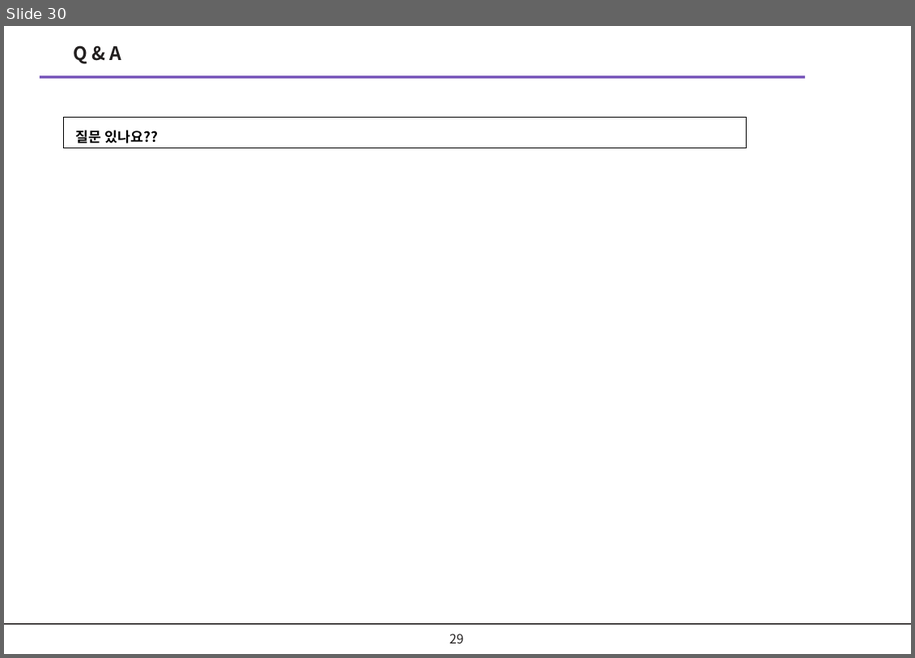
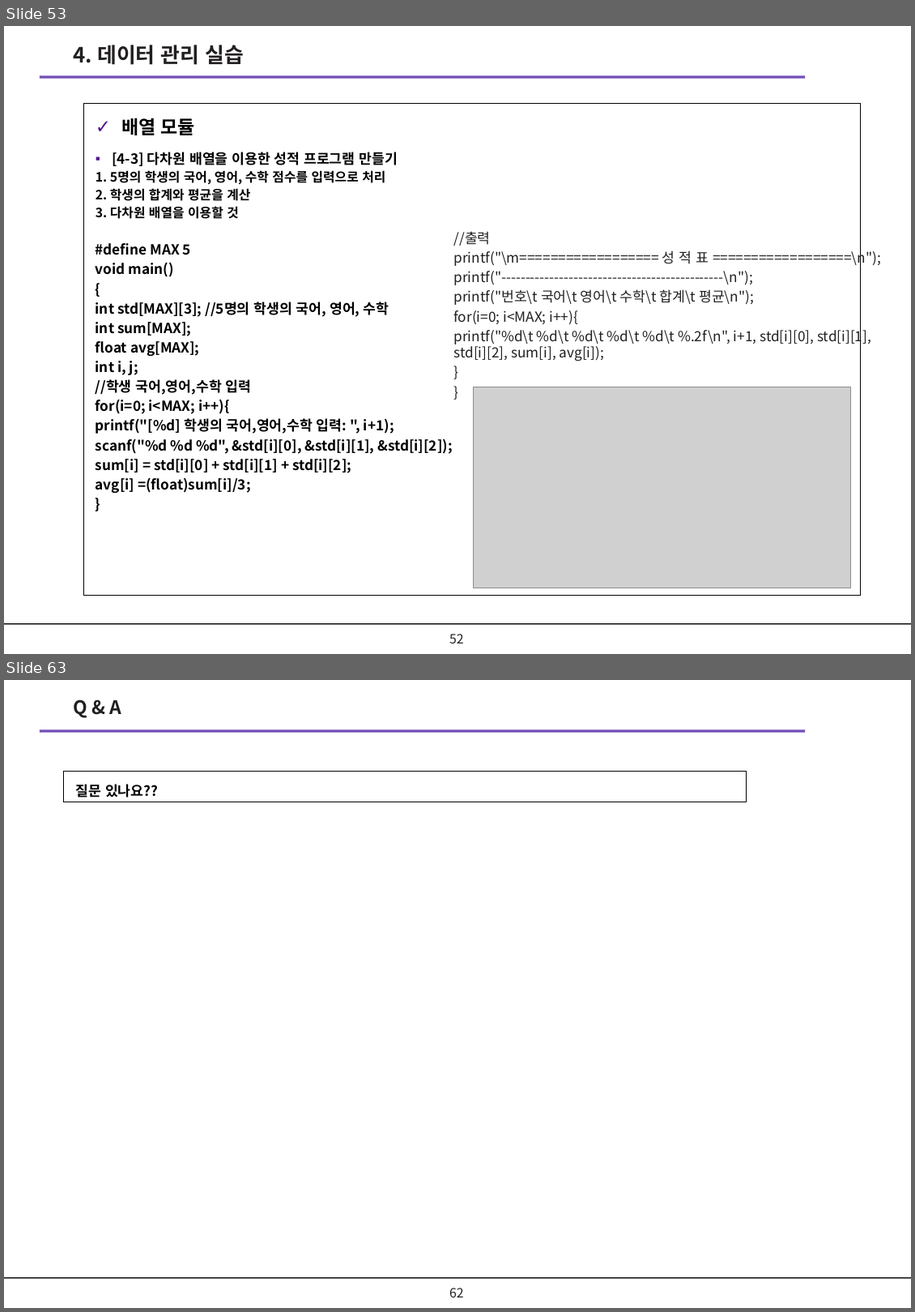
Before and after one commit to kimyudoo/KOPO_PBL_CODING, a slide deck: ppt/문제해결을위한_소프트웨어코딩_PBL_1_기본.pptx. Shown one above the other, each under a label of ours: slide 30 before the commit, slides 53 and 63 after it; the slides between them are not shown. The pictures are 915x658 and 915x1312 pixels, drawn with LibreOffice and Linux fonts; fonts in the diff are those of the drawing; grey boxes stand for pictures; background and template pictures are left out. Boxes give left, top, right and bottom in pixels: in the first picture for what was removed or moved away, otherwise in the second. Text is boxed around its words. In the diff, an @@ line names an element or a change of style, - is before the commit and + after.

```diff
--- a/ppt/문제해결을위한_소프트웨어코딩_PBL_1_기본.pptx
+++ b/ppt/문제해결을위한_소프트웨어코딩_PBL_1_기본.pptx
@@ slide 53 added at (4,26,911,654), background #FFFFFF; not listed: 2 template elements that a slide beside it also shows @@
@@ text added at (74,45,245,65), 18 pt, text #221F1F, bold @@
+4. 데이터 관리 실습
@@ rectangle added at (83,103,861,595), outline #000000 0.75 pt, 12 pt, text #000000, bold @@
+✓ 배열 모듈
+▪ [4-3] 다차원 배열을 이용한 성적 프로그램 만들기
+1. 5명의 학생의 국어, 영어, 수학 점수를 입력으로 처리
+2. 학생의 합계와 평균을 계산
+3. 다차원 배열을 이용할 것
+#define MAX 5
+void main()
+{
+int std[MAX][3]; //5명의 학생의 국어, 영어, 수학
+int sum[MAX];
+float avg[MAX];
+int i, j;
+//학생 국어,영어,수학 입력
+for(i=0; i<MAX; i++){
+printf("[%d] 학생의 국어,영어,수학 입력: ", i+1);
+scanf("%d %d %d", &std[i][0], &std[i][1], &std[i][2]);
+sum[i] = std[i][0] + std[i][1] + std[i][2];
+avg[i] =(float)sum[i]/3;
+}
@@ text added at (454,231,881,361), 12 pt, text #221F1F @@
+//출력
+printf("\m================== 성 적 표 ==================\n");
+printf("----------------------------------------------\n");
+printf("번호\t 국어\t 영어\t 수학\t 합계\t 평균\n");
+for(i=0; i<MAX; i++){
+printf("%d\t %d\t %d\t %d\t %d\t %.2f\n", i+1, std[i][0], std[i][1], std[i][2], sum[i], avg[i]);
+}
+}
@@ picture added at (473,387,851,588) @@
@@ page number added at (450,634,464,643), 11 pt, text #221F1F @@
+52
@@ what was slide 30 is now slide 63 @@
@@ page number at (450,1288,464,1297): text changed @@
-29
+62
```
Also in this commit, not shown: 1 slide changed, 32 other slides added, 3 other files.
